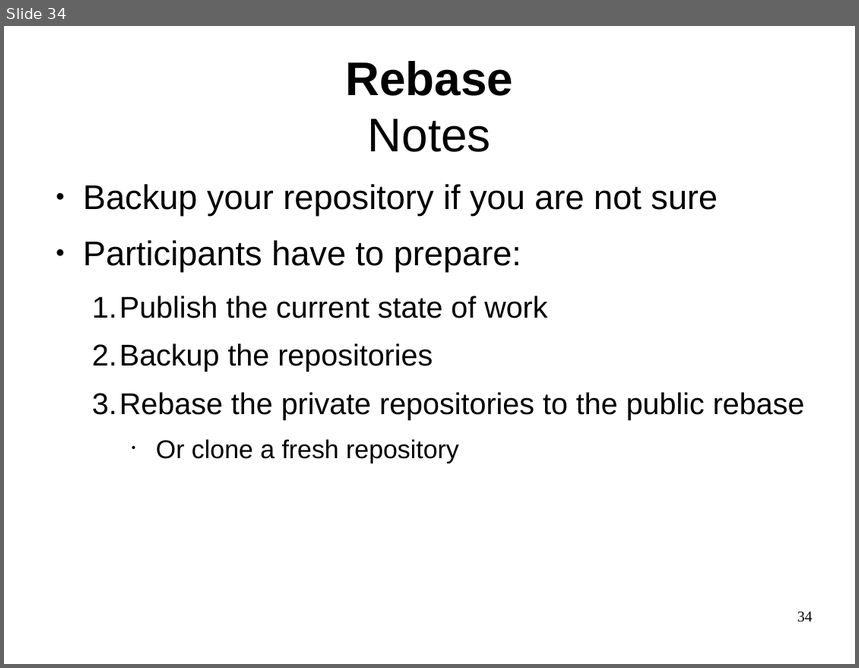
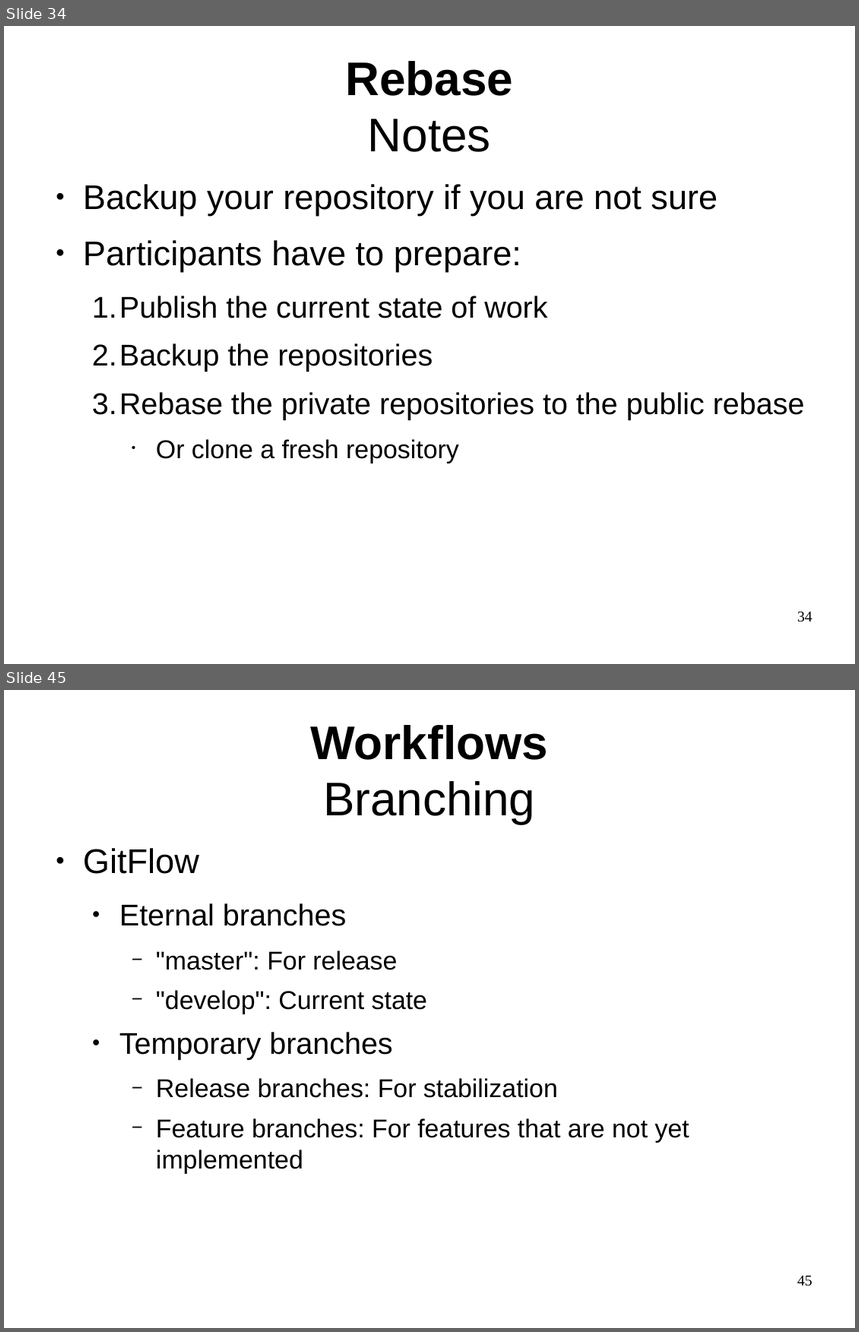
Before and after one commit to philpackmohr/git-paper, a slide deck: git-presentation.odp. Shown one above the other, each under a label of ours: slide 34 before the commit, slides 34 and 45 after it; the slides between them are not shown. The pictures are 859x668 and 859x1332 pixels, drawn with LibreOffice and Linux fonts; fonts in the diff are those of the drawing. Boxes give left, top, right and bottom in pixels: in the first picture for what was removed or moved away, otherwise in the second. Text is boxed around its words. In the diff, an @@ line names an element or a change of style, - is before the commit and + after.

```diff
--- a/git-presentation.odp
+++ b/git-presentation.odp
@@ slide 45 added at <box>4,690,855,1328</box>, background #FFFFFF @@
@@ title added at <box>310,725,547,825</box>, 44 pt, text #000000, bold @@
+Workflows
+Branching
@@ text added at <box>83,848,690,1173</box>, 24 pt, text #000000 @@
+● GitFlow
+  ● Eternal branches
+    − "master": For release
+    − "develop": Current state
+  ● Temporary branches
+    − Release branches: For stabilization
+    − Feature branches: For features that are not yet implemented
@@ page number added at <box>797,1276,813,1287</box>, 14 pt, text #000000 @@
+45
```
Also in this commit, not shown: 2 slides changed, 15 other slides added, 1 other file.
